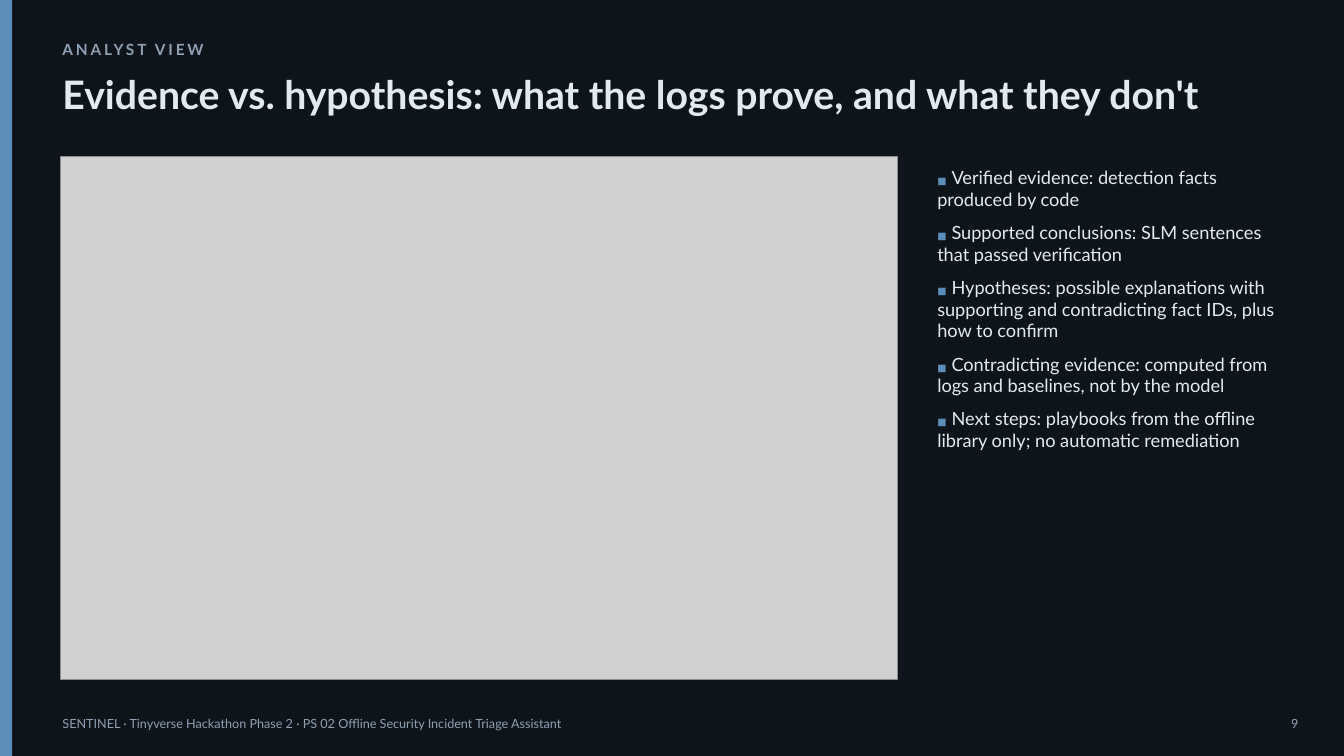
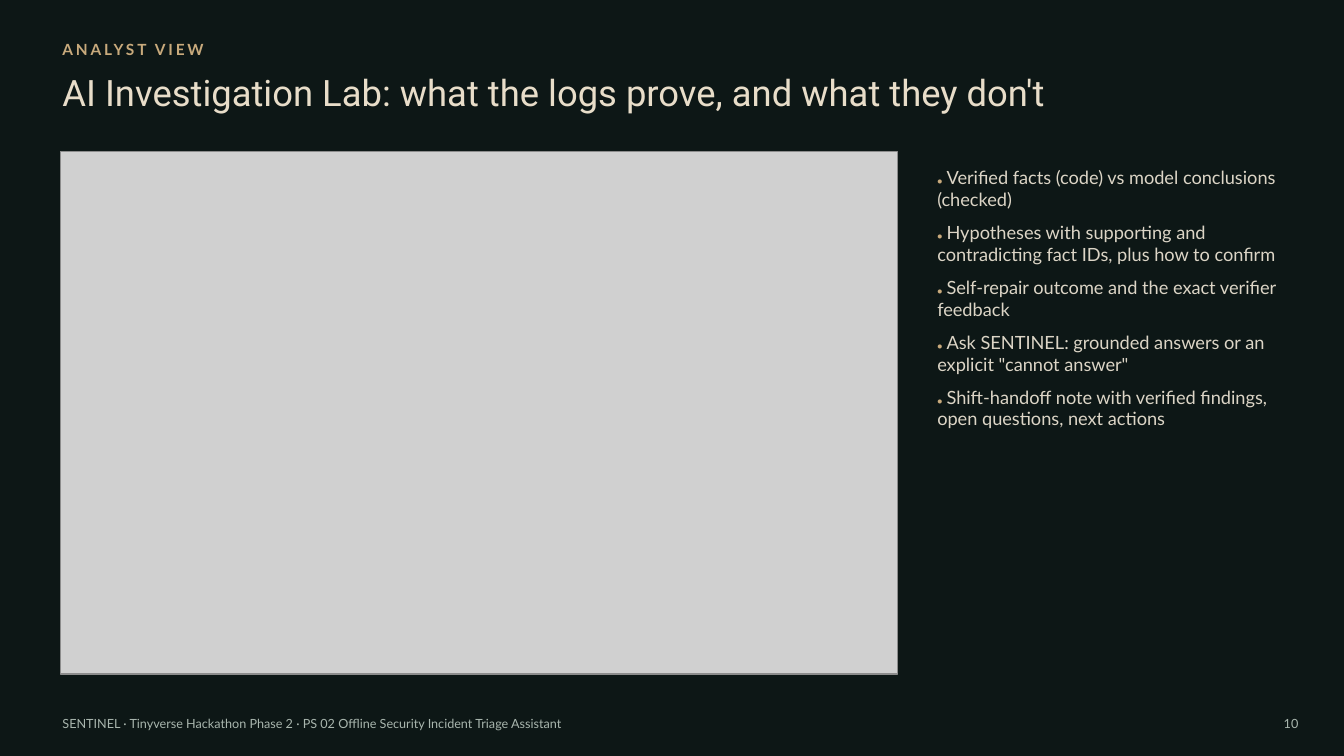
Before and after one commit to dakshitha0705/SENTINEL, a slide deck: slide 10 of presentation/SENTINEL_Tinyverse_PS02.pptx (slide 9 before the commit). Drawn at 1344x756 pixels with LibreOffice and Linux fonts; fonts in the diff are those of the drawing; grey boxes stand for pictures. Boxes give left, top, right and bottom in pixels: in the first picture for what was removed or moved away, otherwise in the second. Text is boxed around its words. In the diff, an @@ line names an element or a change of style, - is before the commit and + after.

```diff
--- a/presentation/SENTINEL_Tinyverse_PS02.pptx
+++ b/presentation/SENTINEL_Tinyverse_PS02.pptx
@@ background #0F141A to #0D1716 @@
@@ rectangle removed at [0, 0, 12, 756] @@
@@ text "ANALYST VIEW" at [60, 35, 1069, 71]: text colour #8FA0B3 to #C8AA7C @@
@@ text at [62, 78, 1045, 114]: text changed; size 28 to 26 pt; font Lato to Roboto; text colour #E3E9EF to #E8DDC9; bold off @@
-Evidence vs. hypothesis: what the logs prove, and what they don't
+AI Investigation Lab: what the logs prove, and what they don't
@@ picture: place and size @@
-picture at [60, 156, 897, 680]
+picture at [60, 151, 897, 675]
@@ text at [937, 170, 1276, 428]: text changed; text colour #E3E9EF to #DCD5C6 @@
-■ Verified evidence: detection facts produced by code
-■ Supported conclusions: SLM sentences that passed verification
-■ Hypotheses: possible explanations with supporting and contradicting fact IDs, plus how to confirm
-■ Contradicting evidence: computed from logs and baselines, not by the model
-■ Next steps: playbooks from the offline library only; no automatic remediation
+● Verified facts (code) vs model conclusions (checked)
+● Hypotheses with supporting and contradicting fact IDs, plus how to confirm
+● Self-repair outcome and the exact verifier feedback
+● Ask SENTINEL: grounded answers or an explicit "cannot answer"
+● Shift-handoff note with verified findings, open questions, next actions
@@ text "SENTINEL · Tinyverse Hackathon Phase ..." at [62, 718, 561, 731]: text colour #8FA0B3 to #A9B6AE @@
@@ text at [1284, 719, 1299, 728]: text changed; text colour #8FA0B3 to #A9B6AE @@
-9
+10
```
Also in this commit, not shown: 9 other slides changed, 8 slides added, 5 slides removed, 36 other files.
